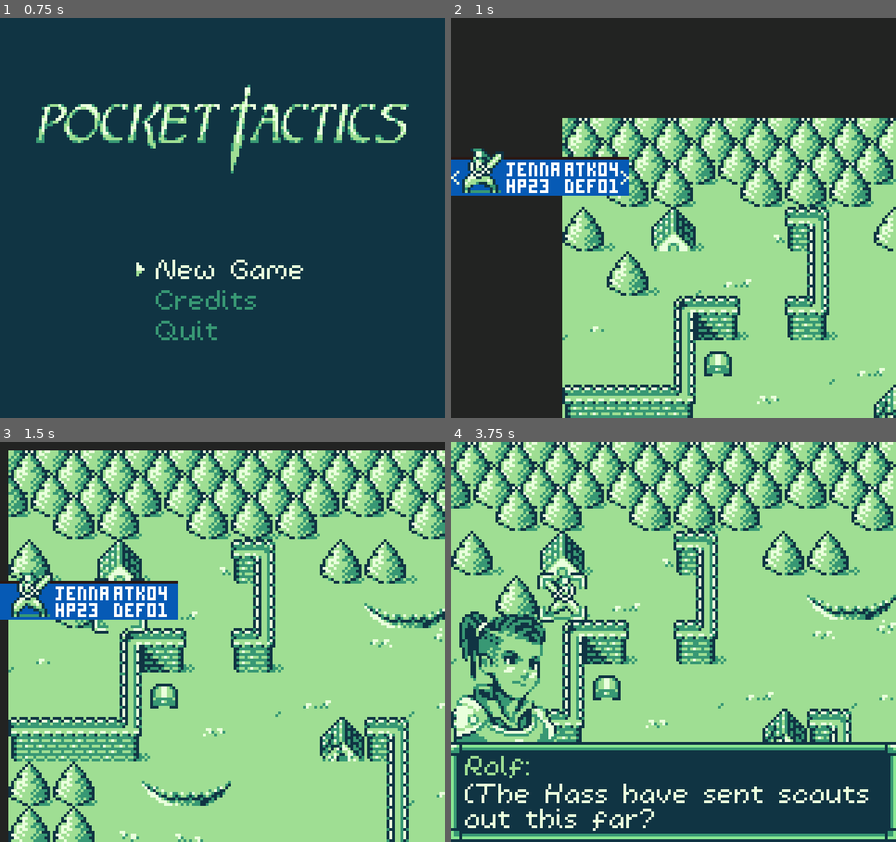
Above: before the commit, frames 1-4 (two rows, left to right).
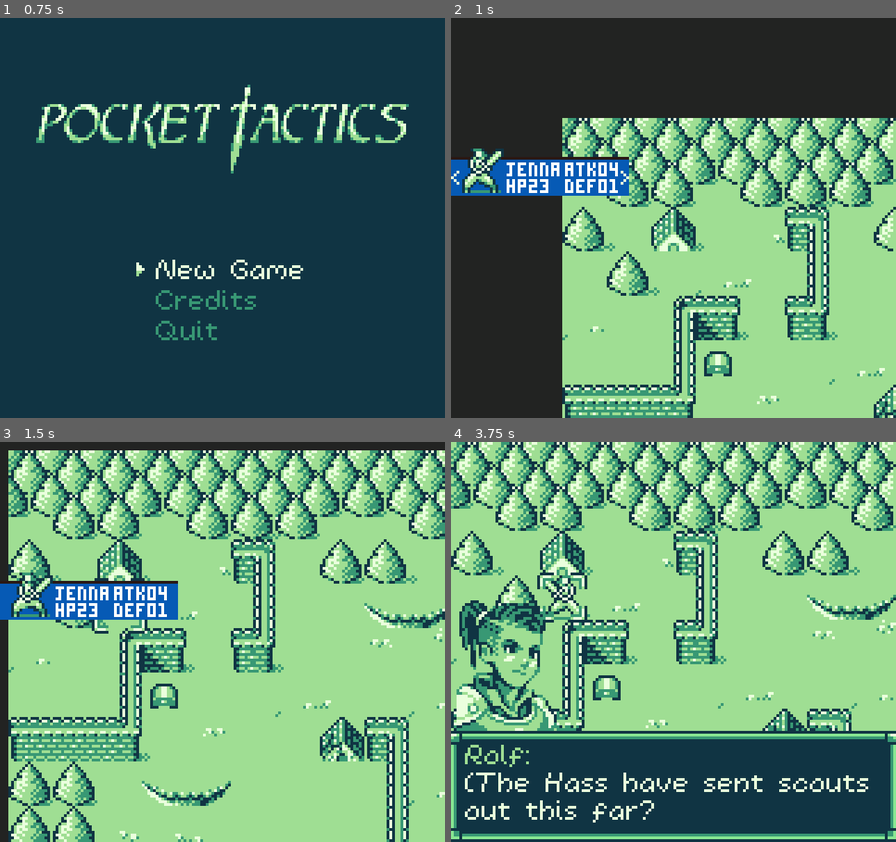
Above: after the commit, the same moments.

Repository: kevinlights/titan_tactics
Game: Godot game, scene res://scenes/landing.tscn
Two runs of this game, one before a commit and one after it. Both use one fixed random seed, a clock stepped at 60 frames per second and the inputs below.
Inputs (mouse positions are in pixels of both pictures, inside the frame that each line leads up to):
- Up to frame 1 (0.75 s): click "New Game" at 0.5 s
- Up to frame 2 (1 s): no input
- Up to frame 3 (1.5 s): move the mouse to (320, 622) at 1.27 s; hold Right (ui_right) from 1.28 s (still down)
- Up to frame 4 (3.75 s): tap Keypad Enter (ui_accept) at 1.52, 3.02 s; release Right (ui_right) at 2 s; click "Start level" at 2 s; move the mouse to (584, 662) at 2.77 s; hold Down (ui_down) 2.78-3.53 s; move the mouse to (718, 554) at 3.52 s; hold Right (ui_right) from 3.53 s (still down)

Frame 1 is identical in both runs. In frame 2, 0.3% of the frame differs, in the area x 3-12%, y 32-42%; in frame 3, 0.3%; in frame 4, 10%, in the area x 0-100%, y 39-98%.

Commit message:
fixed dialog box size and line spacing

Diff:
--- a/scenes/gui.tscn
+++ b/scenes/gui.tscn
@@ -142,7 +142,7 @@
 
 [sub_resource type="AtlasTexture" id=17]
 atlas = ExtResource( 20 )
-region = Rect2( 54, 18, 18, 18 )
+region = Rect2( 90, 0, 18, 18 )
 
 [sub_resource type="AtlasTexture" id=18]
 atlas = ExtResource( 20 )
@@ -150,7 +150,7 @@
 
 [sub_resource type="AtlasTexture" id=19]
 atlas = ExtResource( 20 )
-region = Rect2( 90, 0, 18, 18 )
+region = Rect2( 54, 18, 18, 18 )
 
 [sub_resource type="AtlasTexture" id=20]
 atlas = ExtResource( 20 )
@@ -168,12 +168,12 @@
 animations = [ {
 "frames": [ SubResource( 17 ), SubResource( 18 ) ],
 "loop": true,
-"name": "mage",
+"name": "archer",
 "speed": 3.0
 }, {
 "frames": [ SubResource( 19 ), SubResource( 20 ) ],
 "loop": true,
-"name": "archer",
+"name": "mage",
 "speed": 3.0
 }, {
 "frames": [ SubResource( 21 ), SubResource( 22 ) ],
@@ -422,7 +422,6 @@
 position = Vector2( 51.5761, 0.49651 )
 frames = SubResource( 5 )
 animation = "down"
-frame = 1
 playing = true
 
 [node name="EnemyType" type="Sprite" parent="battle"]
@@ -435,6 +434,7 @@
 position = Vector2( 116.938, 0.85042 )
 frames = SubResource( 10 )
 animation = "down"
+frame = 1
 playing = true
 
 [node name="vs" type="Sprite" parent="battle"]
@@ -637,7 +637,6 @@
 visible = false
 position = Vector2( 0.407799, -11.0781 )
 frames = SubResource( 13 )
-frame = 1
 playing = true
 centered = false
 offset = Vector2( -8, -2 )
@@ -659,7 +658,6 @@
 visible = false
 position = Vector2( 0, 1 )
 frames = SubResource( 13 )
-frame = 1
 playing = true
 centered = false
 offset = Vector2( -8, 8 )
@@ -668,7 +666,6 @@
 [node name="arrow" type="AnimatedSprite" parent="weaponswap"]
 position = Vector2( 44.6813, 29.1062 )
 frames = SubResource( 16 )
-frame = 1
 playing = true
 
 [node name="lvlup" type="Control" parent="."]
@@ -781,6 +778,7 @@
 [node name="arrow" type="AnimatedSprite" parent="lvlup"]
 position = Vector2( 48.6813, 58.1062 )
 frames = SubResource( 16 )
+frame = 1
 playing = true
 
 [node name="Control" type="Control" parent="lvlup"]
@@ -806,7 +804,6 @@
 
 [node name="focus" type="AnimatedSprite" parent="lvlup/Control/Ok"]
 frames = SubResource( 13 )
-frame = 1
 playing = true
 centered = false
 offset = Vector2( -2, 8 )
@@ -919,7 +916,6 @@
 position = Vector2( 11, 55 )
 frames = SubResource( 23 )
 animation = "fighter"
-frame = 1
 playing = true
 
 [node name="win" type="Control" parent="."]
@@ -1004,6 +1000,7 @@
 visible = false
 position = Vector2( -2, 0 )
 frames = SubResource( 26 )
+frame = 1
 playing = true
 centered = false
 offset = Vector2( -1, 9 )
@@ -1023,6 +1020,7 @@
 visible = false
 position = Vector2( -2, -11.4519 )
 frames = SubResource( 26 )
+frame = 1
 playing = true
 centered = false
 offset = Vector2( -1, 20 )
@@ -1111,6 +1109,7 @@
 visible = false
 position = Vector2( -2, 0 )
 frames = SubResource( 26 )
+frame = 1
 playing = true
 centered = false
 offset = Vector2( -1, 9 )
@@ -1130,6 +1129,7 @@
 visible = false
 position = Vector2( -2, -11.4519 )
 frames = SubResource( 26 )
+frame = 1
 playing = true
 centered = false
 offset = Vector2( -1, 20 )
@@ -1175,18 +1175,19 @@
 margin_top = 16.0
 margin_right = 155.0
 margin_bottom = 64.0
+custom_constants/line_spacing = 9
 text = "Ferme-toé un peu le mâche-patate"
 autowrap = true
-max_lines_visible = 6
+max_lines_visible = 3
 script = ExtResource( 29 )
 __meta__ = {
 "_edit_use_anchors_": false
 }
 
 [node name="more" type="AnimatedSprite" parent="dialogue/background"]
-visible = false
-position = Vector2( 145, 32 )
+position = Vector2( 145, 36 )
 frames = SubResource( 29 )
+frame = 1
 playing = true
 
 [node name="textsfx" type="AudioStreamPlayer" parent="dialogue"]
@@ -1220,6 +1221,7 @@
 [node name="focus" type="AnimatedSprite" parent="dialogue/branches/trigger_1"]
 visible = false
 frames = SubResource( 32 )
+frame = 1
 playing = true
 centered = false
 offset = Vector2( -2, 2 )
@@ -1254,6 +1256,7 @@
 [node name="focus" type="AnimatedSprite" parent="dialogue/branches/trigger_2"]
 visible = false
 frames = SubResource( 32 )
+frame = 1
 playing = true
 centered = false
 offset = Vector2( -2, 2 )
@@ -1285,6 +1288,7 @@
 
 [node name="focus" type="AnimatedSprite" parent="dialogue/branches/trigger_3"]
 frames = SubResource( 32 )
+frame = 1
 playing = true
 centered = false
 offset = Vector2( -2, 2 )
--- a/scripts/dialogue_body.gd
+++ b/scripts/dialogue_body.gd
@@ -3,7 +3,7 @@
 #var content
 #
 #func _ready():
-#	var dialogue_height = 6 + 10 * get_visible_line_count()
+#	var dialogue_height = 10 + 10 * get_visible_line_count()
 #	get_parent().rect_size.y = dialogue_height
 #	get_parent().rect_position.y = 144 - dialogue_height
 #
--- a/scripts/gui/dialogue.gd
+++ b/scripts/gui/dialogue.gd
@@ -34,7 +34,7 @@
 
 func _ready():
 	portrait = load("res://scenes/portraits.tscn").instance()
-	dialogue_height = 6 + 10 * 3 #$background/body.get_visible_line_count()
+	dialogue_height = 10 + 10 * 3 #$background/body.get_visible_line_count()
 	$background.rect_size.y = dialogue_height
 	$background.rect_position.y = 144 - dialogue_height
 # warning-ignore:return_value_discarded
@@ -45,7 +45,7 @@
 	$branches/trigger_3.connect("pressed", self, "_on_trigger_3")
 
 func resize():
-	dialogue_height = 6 + 10 * 3 # $background/body.get_visible_line_count()
+	dialogue_height = 10 + 10 * 3 # $background/body.get_visible_line_count()
 	$background.rect_size.y = dialogue_height
 	$background.rect_position.y = 144 - dialogue_height
 
